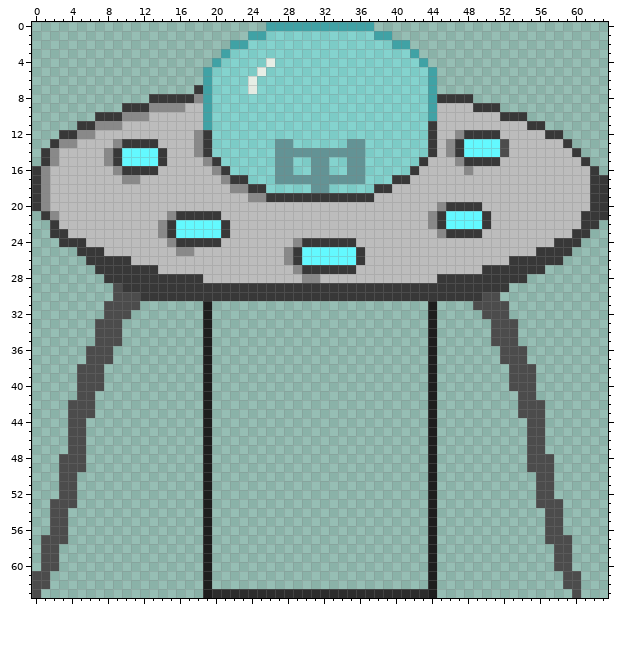
Edited in one commit: pixel-art sprite (assets/textures/ship_texture/flying_ship_open_layer1.png). This is how it looked before the edit.
The file is 64x64 pixels. Pixels under 10% opacity are left out. Colours within 5 levels of each other are drawn and written as one.
And afterwards:
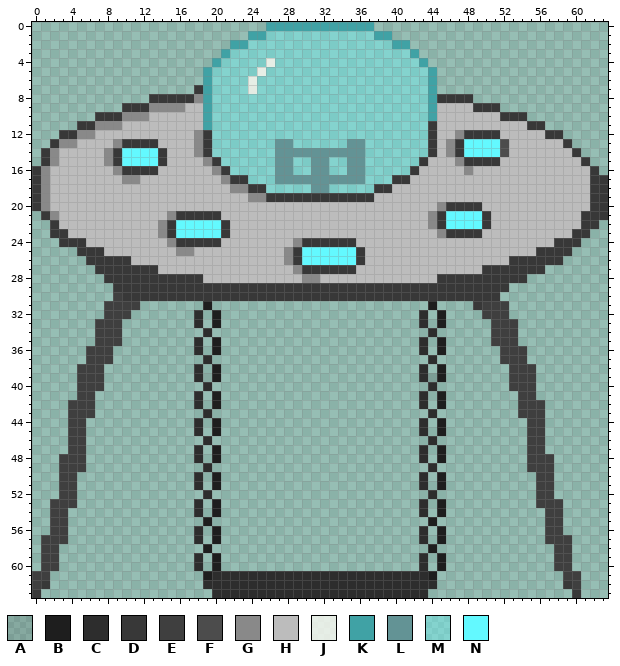
Palette (. is transparent): A #1e1e1e22  B #1e1e1e  C #2d2d2d  D #383838  E #3f3f3f  F #4c4c4c  G #898989  H #bcbcbc  J #fefcf5c5  K #40a2a5  L #639395  M #63f9ff59  N #63f9ff
The author wrote: ship legs redo
Difference:
@@ x 0..63 @@
 28 ........DDDDDDDDDDDHHHHHHHHHHHGGHHHHHHHHHHHHHDDDDDDDDDD.........
-29 .........FDDDDDDDDDDDDDDDDDDDDDDDDDDDDDDDDDDDDDDDDDDD...........
-30 .........FFFDDDDDDDDDDDDDDDDDDDDDDDDDDDDDDDDDDDDDDFF............
-31 ........FFFF.......B........................B....FFFF...........
-32 ........FFF........B........................B.....FFF...........
-33 .......FFF.........B........................B......FFF..........
-34 .......FFF.........B........................B......FFF..........
-35 .......FFF.........B........................B......FFF..........
-36 ......FFF..........B........................B.......FFF.........
-37 ......FFF..........B........................B.......FFF.........
-38 .....FFF...........B........................B........FFF........
-39 .....FFF...........B........................B........FFF........
-40 .....FFF...........B........................B........FFF........
-41 .....FF............B........................B.........FF........
-42 ....FFF............B........................B.........FFF.......
-43 ....FFF............B........................B.........FFF.......
-44 ....FF.............B........................B..........FF.......
-45 ....FF.............B........................B..........FF.......
-46 ....FF.............B........................B..........FF.......
-47 ....FF.............B........................B..........FF.......
-48 ...FFF.............B........................B..........FFF......
-49 ...FFF.............B........................B..........FFF......
-50 ...FF..............B........................B...........FF......
-51 ...FF..............B........................B...........FF......
-52 ...FF..............B........................B...........FF......
-53 ..FFF..............B........................B...........FFF.....
-54 ..FF...............B........................B............FF.....
-55 ..FF...............B........................B............FF.....
-56 ..FF...............B........................B............FF.....
-57 .FFF...............B........................B............FFF....
-58 .FF................B........................B.............FF....
-59 .FF................B........................B.............FF....
-60 .FF................B........................B.............FF....
-61 FF.................B........................B..............FF...
-62 FF.................B........................B..............FF...
-63 F..................BCCCCCCCCCCCCCCCCCCCCCCCCB...............F...
+29 .........DDDDDDDDDDDDDDDDDDDDDDDDDDDDDDDDDDDDDDDDDDDD...........
+30 .........EDDDDDDDDDDDDDDDDDDDDDDDDDDDDDDDDDDDDDDDDDD............
+31 ........EEEE.......B........................B....DEEE...........
+32 ........EEE.......C.B......................C.B....EEE...........
+33 .......EEE........C.B......................C.B.....EEE..........
+34 .......EEE.........C........................C......EEE..........
+35 .......EEE........C.B......................C.B.....EEE..........
+36 ......EEE.........C.B......................C.B......EEE.........
+37 ......EEE..........C........................C.......EEE.........
+38 .....EEE..........C.B......................C.B.......EEE........
+39 .....EEE..........CAB......................CAB.......EEE........
+40 .....EEE...........C........................C........EEE........
+41 .....EE...........C.B......................C.B........EE........
+42 ....EEE...........C.B......................C.B........EEE.......
+43 ....EEE............C........................C.........EEE.......
+44 ....EE............C.B......................C.B.........EE.......
+45 ....EE............C.B......................C.B.........EE.......
+46 ....EE.............C........................C..........EE.......
+47 ....EE............C.B......................C.B.........EE.......
+48 ...EEE............C.B......................C.B.........EEE......
+49 ...EEE.............C........................C..........EEE......
+50 ...EE.............C.B......................C.B..........EE......
+51 ...EE.............C.B......................C.B..........EE......
+52 ...EE..............C........................C...........EE......
+53 ..EEE.............C.B......................C.B..........EEE.....
+54 ..EE..............C.B......................C.B...........EE.....
+55 ..EE...............B........................B............EE.....
+56 ..EE..............C.B......................C.B...........EE.....
+57 .EEE..............C.B......................C.B...........EEE....
+58 .EE................B........................B.............EE....
+59 .EE...............C.B......................C.B............EE....
+60 .EE...............C.B......................C.B............EE....
+61 EE.................BCCCCCCCCCCCCCCCCCCCCCCCCB..............EE...
+62 ED.................CCCCCCCCCCCCCCCCCCCCCCCCCC..............DE...
+63 D...................CCCCCCCCCCCCCCCCCCCCCCCC................D...
Where, in picture pixels (left, top, right, bottom), the same in both pictures:
changed: (32, 283, 140, 598)
changed: (194, 292, 581, 598)
